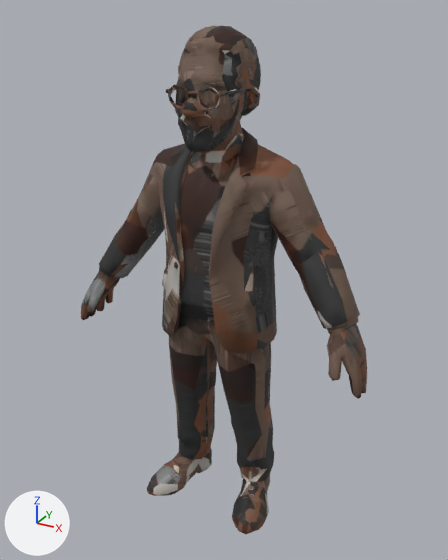
A saved change to the glTF model public/models/people/tweed-senior.glb.
Camera for both pictures: a 50 mm lens placed at (0.955, -1.69, 1.748), pointed at (0.011, 0.026, 0.89). Every picture has the same lights, and +X, +Y and +Z are marked at lower left. The older version comes first. Where no turn or scale is listed for an object, it has been applied to the vertices. Vertices at exactly the same position are counted once.

The first picture shows 'char1.001'.
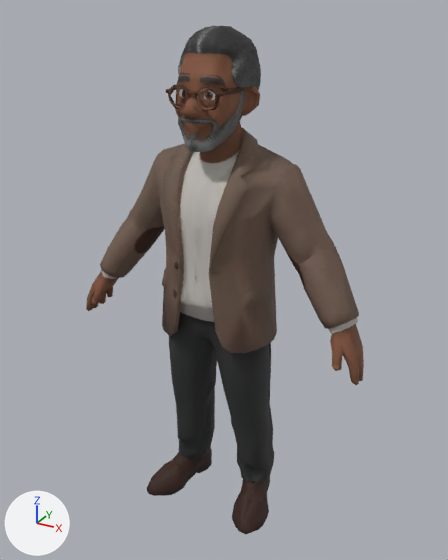
What differs and where, as boxes (x1, y1, x2, y2) in the pictures (448 x 560 px; the box of a moved part takes in the faces that stretch with it):
'char1.001', reshaped: before (81, 26, 367, 534); after (86, 26, 364, 534)
part 1 of me_char1_001, moved or reshaped: before (81, 216, 244, 383); after (86, 216, 244, 383)
part 2 of me_char1_001, moved or reshaped: before (305, 264, 367, 399); after (305, 264, 364, 385)
part 3 of me_char1_001, reshaped: before (175, 84, 240, 232); after (175, 29, 254, 232)
part 4 of me_char1_001, surface changed: (101, 26, 358, 534) in both

Patch to the scene script:
```diff
--- a/public/models/people/tweed-senior.glb.py
+++ b/public/models/people/tweed-senior.glb.py
@@ me_char1_001 @@
 # used by ob_char1_001; location = (0.0, 0.0, 0.0)
-me_char1_001.from_pydata(...)  # 2247 vertices, 4496 faces; spans x -0.55..0.55, y -0.18..0.19, z 0.0..1.7
+me_char1_001.from_pydata(...)  # 2247 vertices, 4496 faces; spans x -0.54..0.54, y -0.18..0.19, z 0.0..1.7
+# me_char1_001 part 1: 46 vertices moved from x -0.55..0.07, y -0.13..0.18, z 0.65..0.86 to x -0.54..0.05, y -0.12..0.18, z 0.69..0.86; 114 vertices removed from x -0.55..0.11, y -0.14..0.16, z 0.64..1.04; 107 vertices added at x -0.54..0.12, y -0.14..0.17, z 0.68..1.05
+# me_char1_001 part 2: 25 vertices moved from x 0.35..0.55, y -0.1..0.11, z 0.65..0.97 to x 0.36..0.53, y -0.08..0.11, z 0.68..0.97; 115 vertices removed from x 0.29..0.55, y -0.13..0.12, z 0.64..1.15; 104 vertices added at x 0.28..0.54, y -0.11..0.12, z 0.68..1.16
+# me_char1_001 part 3: 3 vertices moved within x -0.07..0.09, y -0.06..0.1, z 1.49..1.53; 4 vertices removed from x -0.1..0.05, y -0.12..0.03, z 1.16..1.65; 18 vertices added at x -0.1..0.13, y -0.12..0.11, z 1.15..1.68
+# me_char1_001 part 4: 3528 kept faces spanning x -0.54..0.53, y -0.18..0.19, z 0.0..1.7 get new texture (UV) coordinates
+# other edits to the shape of me_char1_001 do not show in these pictures
 me_char1_001.materials.append(mat_material_1_001)
```
